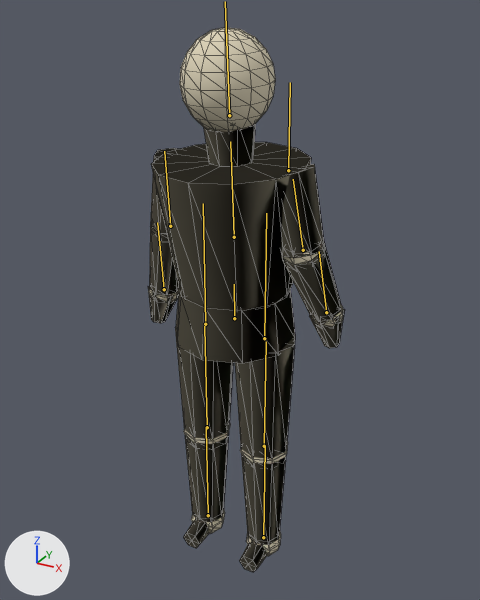
An edit to the glTF model assets/models/mummy.gltf, drawn before and after from the same camera.
Camera for both pictures: a camera (50 mm lens) standing at (1.04, -1.852, 2.002) and looking at (0.038, -0.029, 1.091). Arrows for +X, +Y and +Z are at lower left; the lights stay in place. The first picture is the older version. Both versions are drawn at frame 7 of the action 'attack'; the numbers are the values there. The bones that change, and the others that lie on the model, are drawn over the model as lines. Mesh edges are drawn as thin lines.
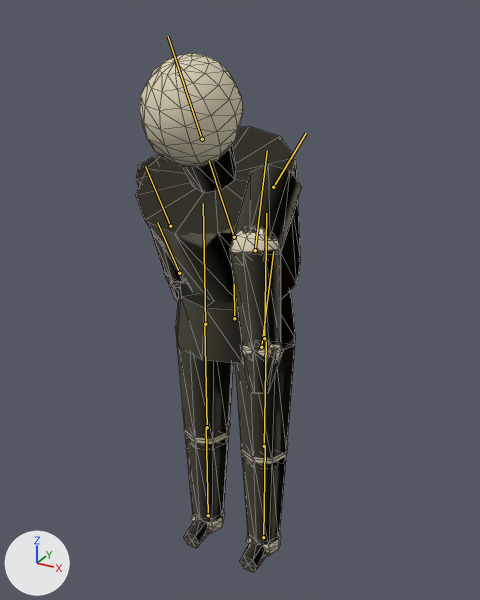
Changed parts and their boxes (x1, y1, x2, y2) in the pictures (480 x 600 px):
'Mesh_0', posed (15% narrower)
    before: (148, 27, 345, 572)
    after: (135, 53, 302, 572)
bone 'spine', root to tip
    before: (234, 237) to (230, 141)
    after: (234, 237) to (209, 161)
bone 'shoulderR', root to tip
    before: (288, 170) to (290, 82)
    after: (273, 187) to (306, 133)
bone 'elbowR', root to tip
    before: (303, 250) to (293, 179)
    after: (255, 250) to (267, 150)

Edits to the bpy script that builds the scene:
```text
Change bone_spine:
    where bone_spine = bpy.data.objects['Armature'].pose.bones['spine']  # child of 'root'
    bone_spine.rotation_quaternion: (0.999, 0.032, 0.0, 0.0) -> (0.97, 0.244, 0.0, 0.0)  # degrees (4, 0, 0) -> degrees (28, 0, 0)
Change bone_shoulderr:
    where bone_shoulderr = bpy.data.objects['Armature'].pose.bones['shoulderR']  # child of 'spine'
    bone_shoulderr.rotation_quaternion: (0.991, -0.018, 0.0, 0.0) -> (0.704, -0.699, 0.0, 0.0)  # degrees (-2, 0, 0) -> degrees (-90, 0, 0)
Change bone_elbowr:
    where bone_elbowr = bpy.data.objects['Armature'].pose.bones['elbowR']  # child of 'shoulderR'
    bone_elbowr.rotation_quaternion: (0.984, 0.169, 0.0, 0.0) -> (0.911, 0.404, 0.0, 0.0)  # degrees (19, 0, 0) -> degrees (48, 0, 0)
```
